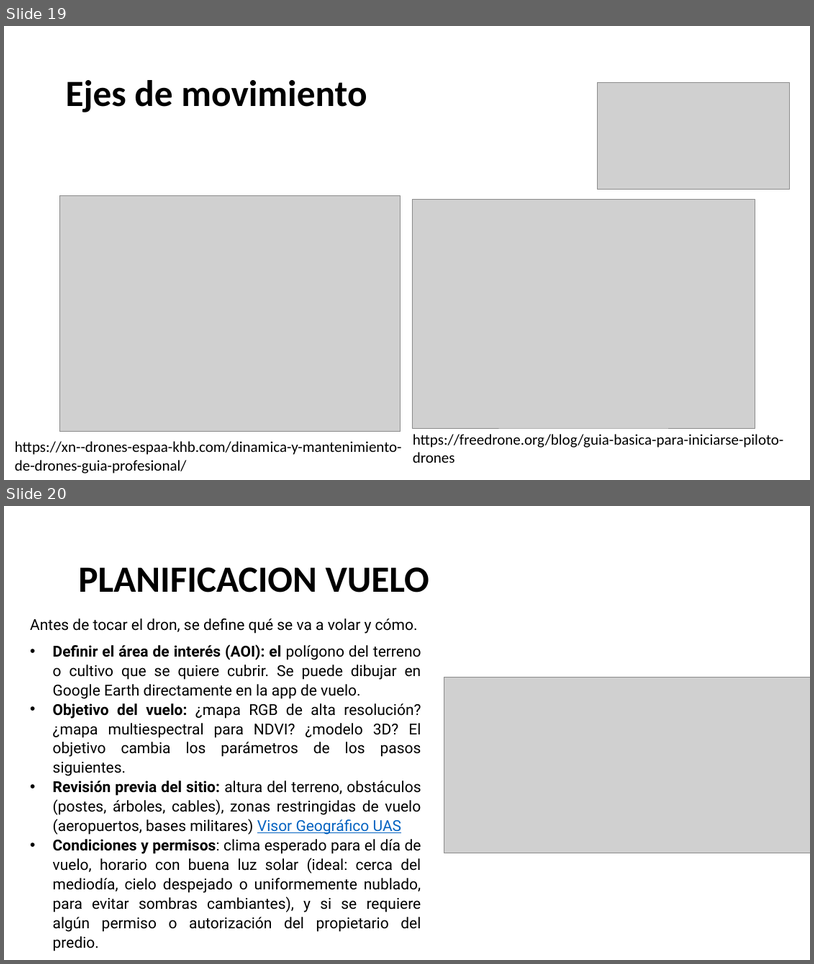
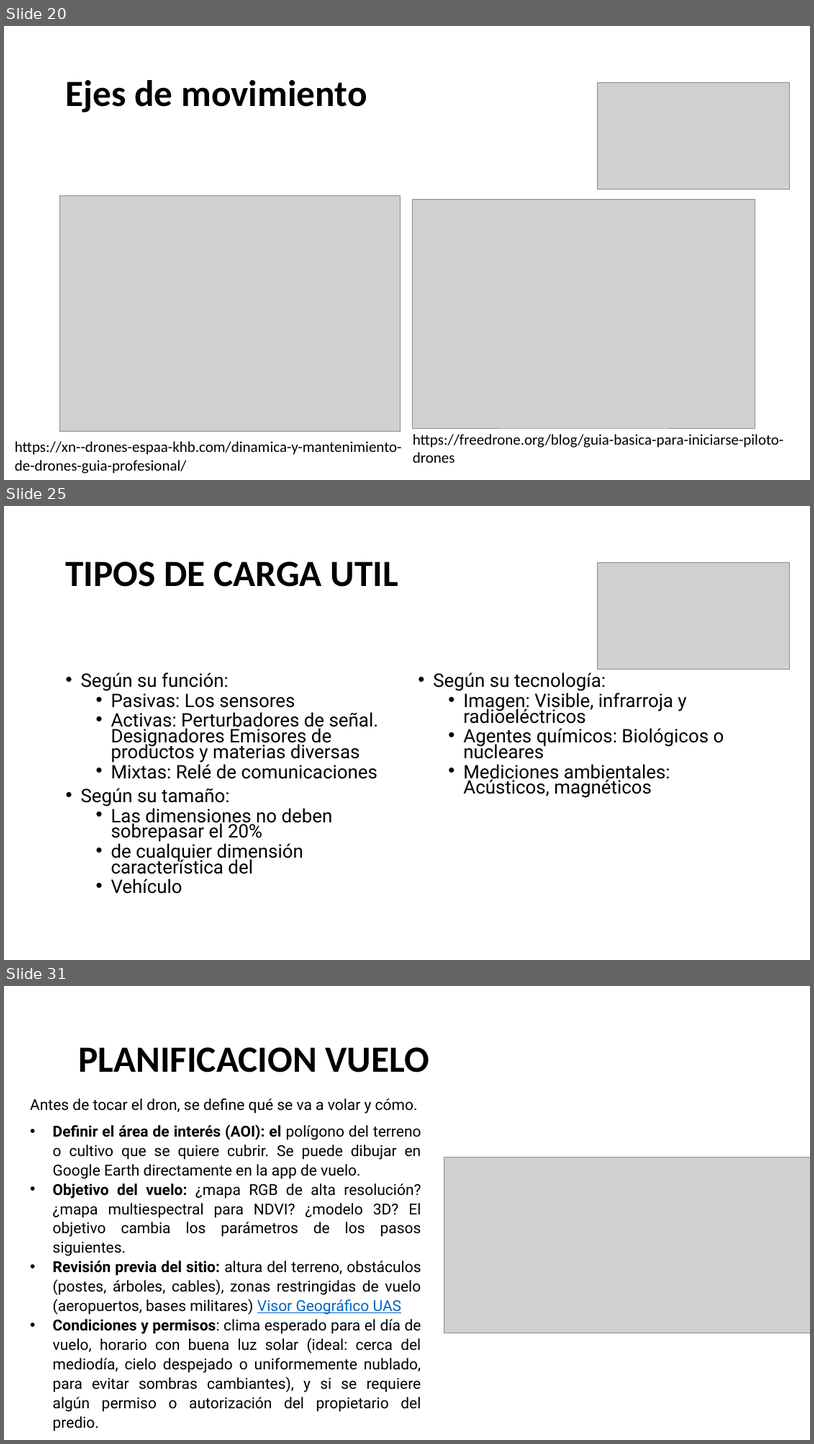
Before and after one commit to Dimitri-1999/drones, a slide deck: curso_pilotos_uav.pptx. Shown one above the other, each under a label of ours: slides 19 and 20 before the commit, slides 20, 25 and 31 after it; the slides between them are not shown. The pictures are 814x964 and 814x1444 pixels, drawn with LibreOffice and Linux fonts; fonts in the diff are those of the drawing; grey boxes stand for pictures; background and template pictures are left out. Boxes give left, top, right and bottom in pixels: in the first picture for what was removed or moved away, otherwise in the second. Text is boxed around its words. In the diff, an @@ line names an element or a change of style, - is before the commit and + after.

```diff
--- a/curso_pilotos_uav.pptx
+++ b/curso_pilotos_uav.pptx
@@ slide 25 added at <box>4,506,810,960</box>, background picture (left out) @@
@@ title added at <box>66,561,399,587</box>, 44 pt, text #000000, bold @@
+TIPOS DE CARGA UTIL
@@ picture added at <box>598,563,790,669</box> @@
@@ text added at <box>81,672,379,893</box>, 22.2 pt, text #000000 @@
+• Según su función:
+  • Pasivas: Los sensores
+  • Activas: Perturbadores de señal. Designadores Emisores de productos y materias diversas
+  • Mixtas: Relé de comunicaciones
+• Según su tamaño:
+  • Las dimensiones no deben sobrepasar el 20%
+  • de cualquier dimensión característica del
+  • Vehículo
@@ text added at <box>433,672,725,798</box>, 22.2 pt, text #000000 @@
+• Según su tecnología:
+  • Imagen: Visible, infrarroja y radioeléctricos
+  • Agentes químicos: Biológicos o nucleares
+  • Mediciones ambientales: Acústicos, magnéticos
@@ what was slide 19 is now slide 20 @@
@@ what was slide 20 is now slide 31 @@
```
Also in this commit, not shown: 10 other slides added.
